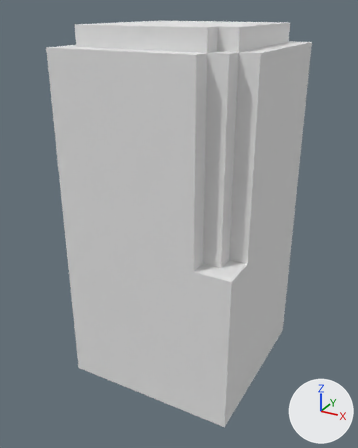
One commit to the OBJ model Assets/Models/wall_0.obj: the scene before it, then after it.
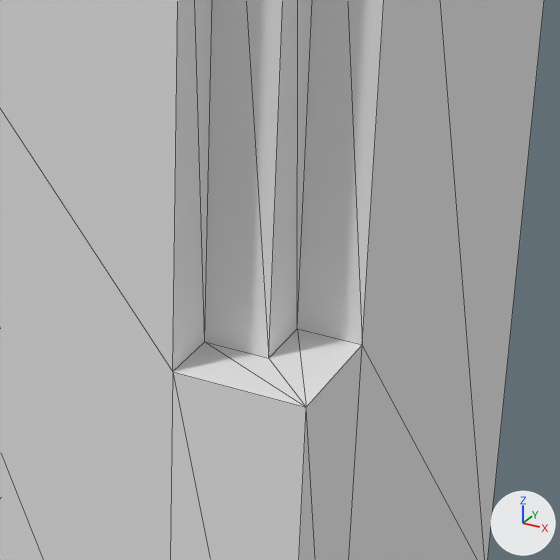
Each version appears first whole from a 50 mm lens placed at (12.56, -23.84, 20.8), pointed at (-0.25, -0.56, 9.16), and next in a close-up on the part from 40% to 85% of the width and 37% to 73% of the height. The lights are fixed; the arrows at lower right show +X, +Y and +Z. The close-ups show mesh edges as thin lines. Where no turn or scale is listed for an object, it has been applied to the vertices. Vertices at the same position are counted once.

Objects in the first close-up: 'wall_0'.
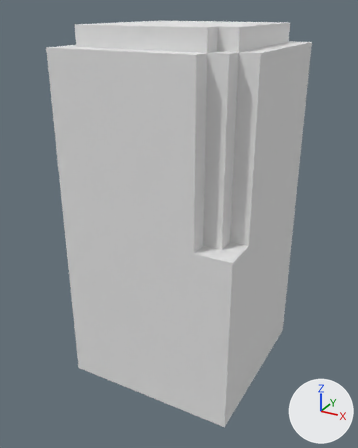
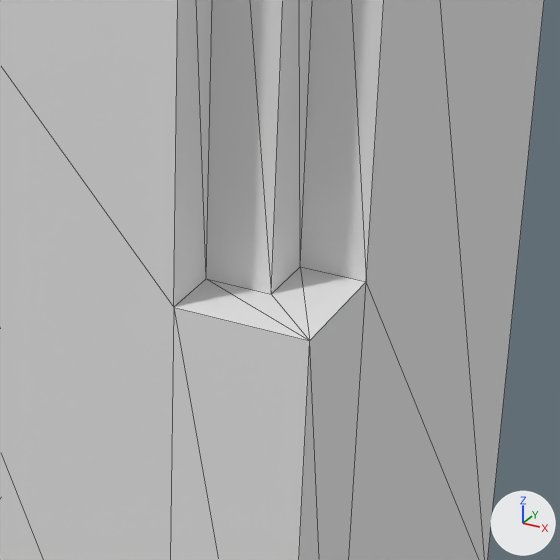
Changed parts and their boxes [x1, y1, x2, y2] in the close-ups (560 x 560 px; the box of a moved part takes in the faces that stretch with it):
part 1 of me_wall_0, moved or reshaped
    both: [0, 0, 482, 560]

The change, as a diff of the scene's bpy script:
```diff
--- a/Assets/Models/wall_0.obj.py
+++ b/Assets/Models/wall_0.obj.py
@@ me_wall_0 @@
 me_wall_0.from_pydata(...)  # 33 vertices, 62 faces; spans x -5.0..5.0, y -5.0..5.0, z 0.0..20.0
 # used by ob_wall_0; location = (0.0, 0.0, 0.0)
 # before: 8 (3.0, -5.0, 9.0) at pixel (172, 371), 9 (3.0, -4.0, 9.0) at pixel (204, 341), 15 (4.0, -4.0, 9.0) at pixel (268, 358), 16 (4.0, -3.0, 9.0) at pixel (297, 328), 25 (5.0, -5.0, 9.0) at pixel (306, 407)
 # before: 26 (5.0, -3.0, 9.0) at pixel (362, 344)
+# me_wall_0 part 1
+for i in [8, 9, 15, 16, 25, 26]: me_wall_0.vertices[i].co += Vector((0.0, 0.0, 1.0))
 me_wall_0.materials.append(mat_palette)
```
